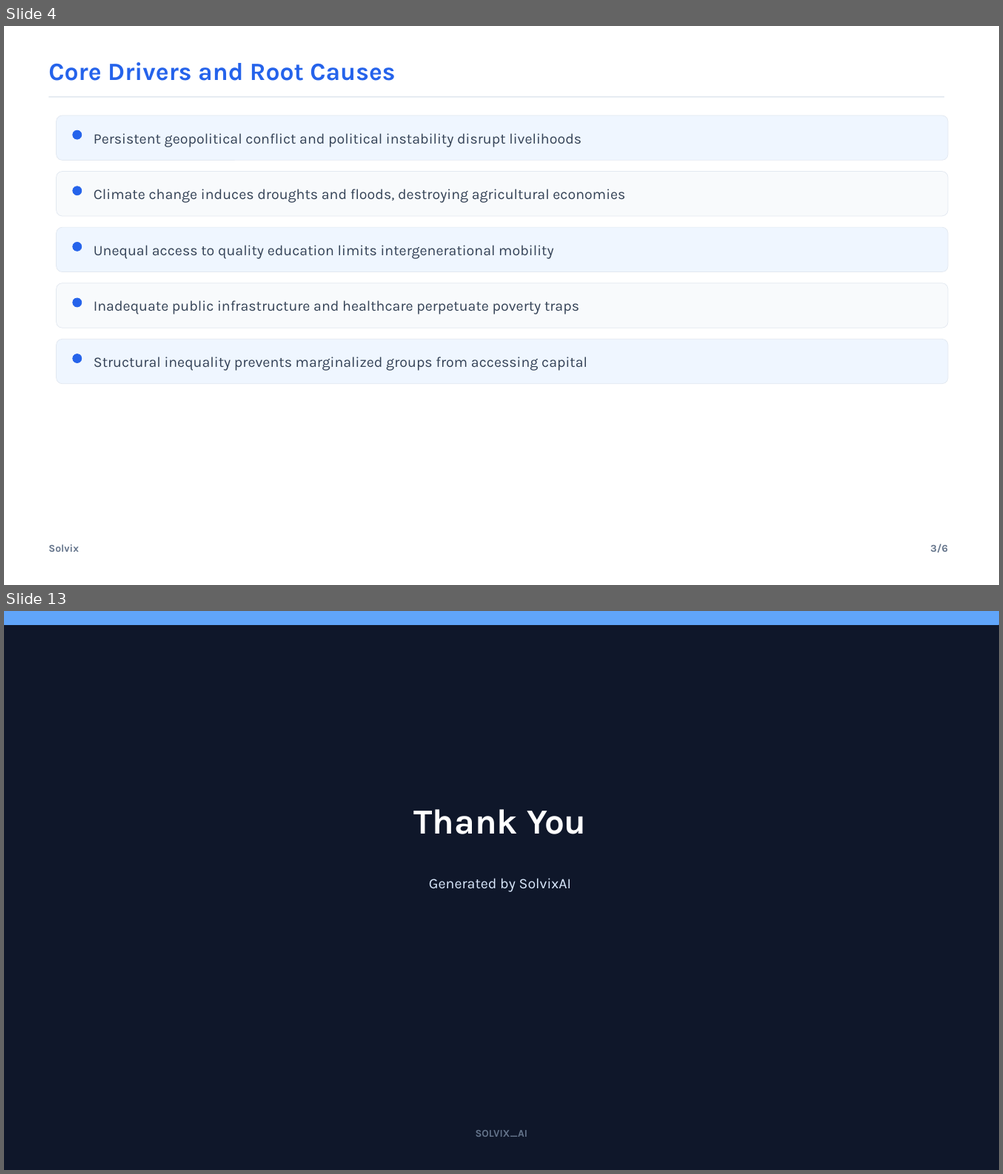
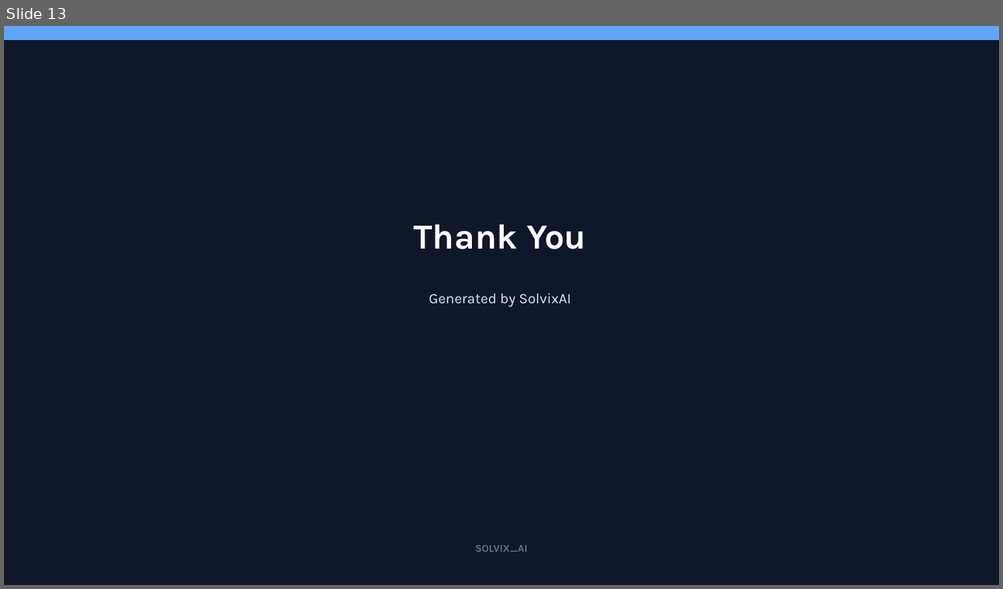
Before and after one commit to SirajAbid17/Solvix, a slide deck: backend/services/agent/presentation.pptx. Shown one above the other, each under a label of ours: slides 4 and 13 before the commit, slide 13 after it; the slides between them are not shown. The pictures are 1003x1174 and 1003x589 pixels, drawn with LibreOffice and Linux fonts; fonts in the diff are those of the drawing. Boxes give left, top, right and bottom in pixels: in the first picture for what was removed or moved away, otherwise in the second. Text is boxed around its words. In the diff, an @@ line names an element or a change of style, - is before the commit and + after.

```diff
--- a/backend/services/agent/presentation.pptx
+++ b/backend/services/agent/presentation.pptx
@@ slide 4 removed at <box>4,26,999,585</box>, background #FFFFFF @@
@@ text removed at <box>48,62,395,81</box> @@
-Core Drivers and Root Causes
@@ line removed from (48, 97) to (944, 97) @@
@@ rounded rectangle removed at <box>57,116,948,160</box> @@
@@ ellipse removed at <box>73,130,82,139</box> @@
@@ text removed at <box>94,133,581,147</box> @@
-Persistent geopolitical conflict and political instability disrupt livelihoods
@@ rounded rectangle removed at <box>57,172,948,216</box> @@
@@ ellipse removed at <box>73,187,82,195</box> @@
@@ text removed at <box>94,189,625,203</box> @@
-Climate change induces droughts and floods, destroying agricultural economies
@@ rounded rectangle removed at <box>57,227,948,272</box> @@
@@ ellipse removed at <box>73,242,82,251</box> @@
@@ text removed at <box>94,245,553,259</box> @@
-Unequal access to quality education limits intergenerational mobility
@@ rounded rectangle removed at <box>57,284,948,328</box> @@
@@ ellipse removed at <box>73,298,82,307</box> @@
@@ text removed at <box>94,301,579,315</box> @@
-Inadequate public infrastructure and healthcare perpetuate poverty traps
@@ rounded rectangle removed at <box>57,339,948,384</box> @@
@@ ellipse removed at <box>73,355,82,363</box> @@
@@ text removed at <box>94,357,587,371</box> @@
-Structural inequality prevents marginalized groups from accessing capital
@@ text removed at <box>48,545,79,552</box> @@
-Solvix
@@ text removed at <box>930,544,948,553</box> @@
-3/6
```
Also in this commit, not shown: 6 slides changed, 6 slides added, 5 other slides removed, 22 other files.
